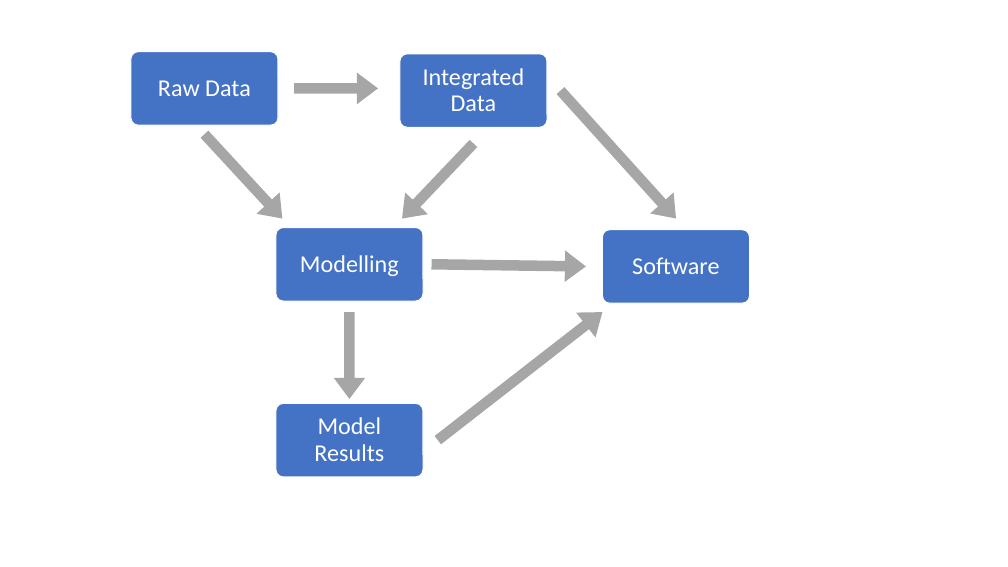
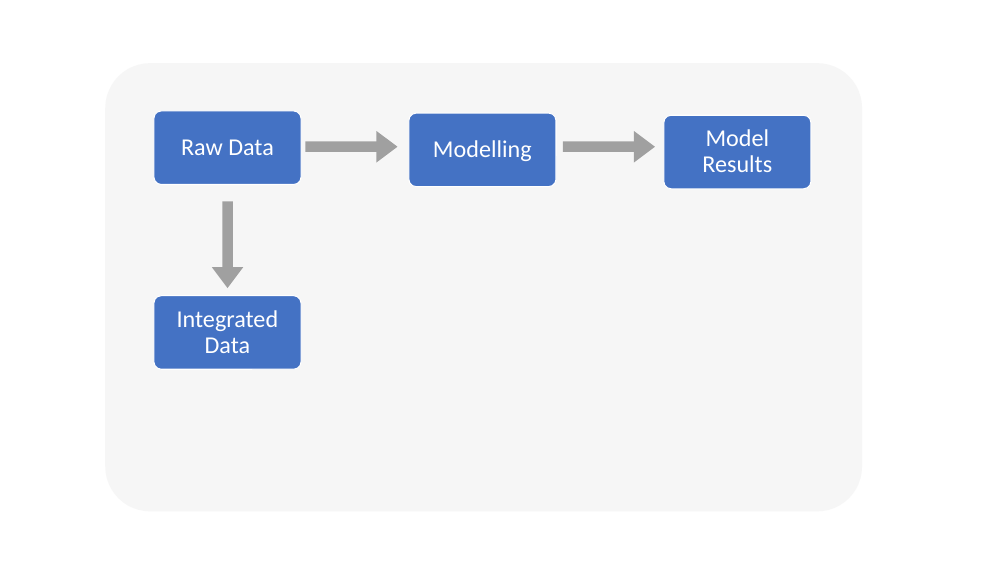
Before and after one commit to trashbirdecology/presentations, a slide deck: slide 2 of uflorida2019/images/data_flow.pptx. Drawn at 1008x567 pixels with LibreOffice and Linux fonts; fonts in the diff are those of the drawing. Boxes give left, top, right and bottom in pixels: in the first picture for what was removed or moved away, otherwise in the second. Text is boxed around its words. In the diff, an @@ line names an element or a change of style, - is before the commit and + after.

```diff
--- a/uflorida2019/images/data_flow.pptx
+++ b/uflorida2019/images/data_flow.pptx
@@ rounded rectangle added at (x1=105, y1=64, x2=862, y2=512), fill #E7E6E6 at 34% opacity @@
@@ rounded rectangle moved from (x1=131, y1=51, x2=278, y2=125) to (x1=154, y1=111, x2=302, y2=185) @@
@@ text "Raw Data" moved from (x1=158, y1=80, x2=251, y2=96) to (x1=181, y1=139, x2=274, y2=155) @@
@@ rounded rectangle moved from (x1=400, y1=54, x2=547, y2=127) to (x1=409, y1=113, x2=557, y2=187) @@
@@ text "Modelling" moved from (x1=300, y1=255, x2=399, y2=276) to (x1=433, y1=140, x2=532, y2=161) @@
@@ rounded rectangle moved from (x1=276, y1=404, x2=423, y2=477) to (x1=664, y1=115, x2=811, y2=188) @@
@@ text "Model Results" moved from (x1=314, y1=417, x2=384, y2=461) to (x1=702, y1=129, x2=772, y2=172) @@
@@ arrow moved from (294, 88) - (378, 88) to (306, 147) - (398, 147) @@
@@ arrow removed from (473, 144) to (402, 219) @@
@@ arrow moved from (560, 91) - (676, 219) to (563, 147) - (655, 147) @@
@@ arrow moved from (204, 134) - (282, 219) to (228, 201) - (228, 288) @@
@@ rounded rectangle removed at (x1=603, y1=230, x2=750, y2=303) @@
@@ arrow removed from (432, 265) to (586, 266) @@
@@ text removed at (x1=632, y1=257, x2=719, y2=274) @@
-Software
@@ rounded rectangle moved from (x1=276, y1=228, x2=423, y2=301) to (x1=154, y1=296, x2=302, y2=369) @@
@@ text "Integrated Data" moved from (x1=423, y1=68, x2=525, y2=111) to (x1=177, y1=310, x2=279, y2=353) @@
@@ arrow removed from (349, 312) to (349, 399) @@
@@ arrow removed from (438, 440) to (603, 312) @@
```
Also in this commit, not shown: 2 other slides changed, 2 slides added, 1 slide removed, 10 other files.
